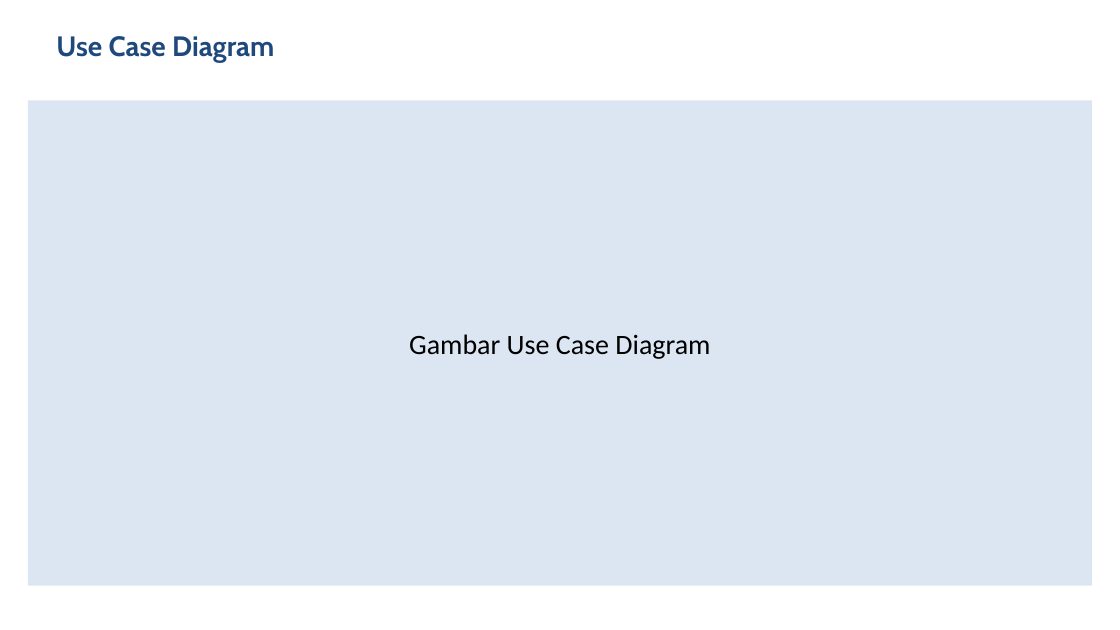
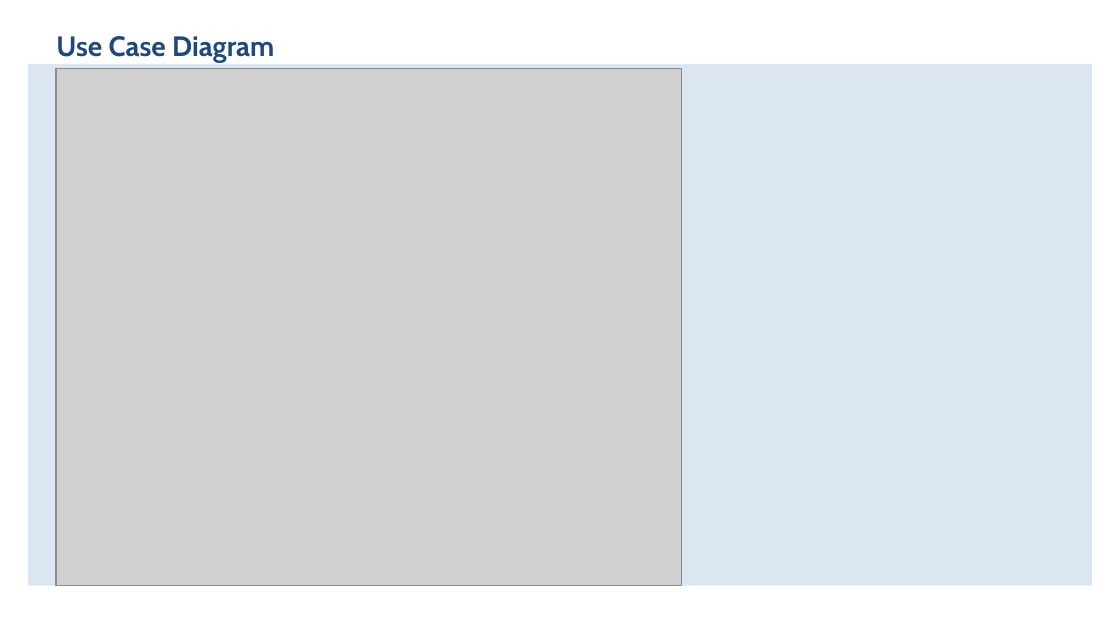
Before and after one commit to Robyizhar/sistem-gap-karyawan, a slide deck: slide 6 of Skripsi/Ready To Upload Seminar Terbuka/Template sidang.pptx. Drawn at 1120x630 pixels with LibreOffice and Linux fonts; fonts in the diff are those of the drawing; grey boxes stand for pictures. Boxes give left, top, right and bottom in pixels: in the first picture for what was removed or moved away, otherwise in the second. Text is boxed around its words. In the diff, an @@ line names an element or a change of style, - is before the commit and + after.

```diff
--- a/Skripsi/Ready To Upload Seminar Terbuka/Template sidang.pptx
+++ b/Skripsi/Ready To Upload Seminar Terbuka/Template sidang.pptx
@@ rectangle resized from (x1=28, y1=101, x2=1092, y2=586) to (x1=28, y1=64, x2=1092, y2=586) @@
@@ picture added at (x1=56, y1=68, x2=681, y2=586) @@
@@ text in rectangle at (x1=409, y1=334, x2=710, y2=359): text removed @@
-Gambar Use Case Diagram
```
Also in this commit, not shown: 7 other slides changed, 2 slides added, 2 slides removed, 31 other files.
